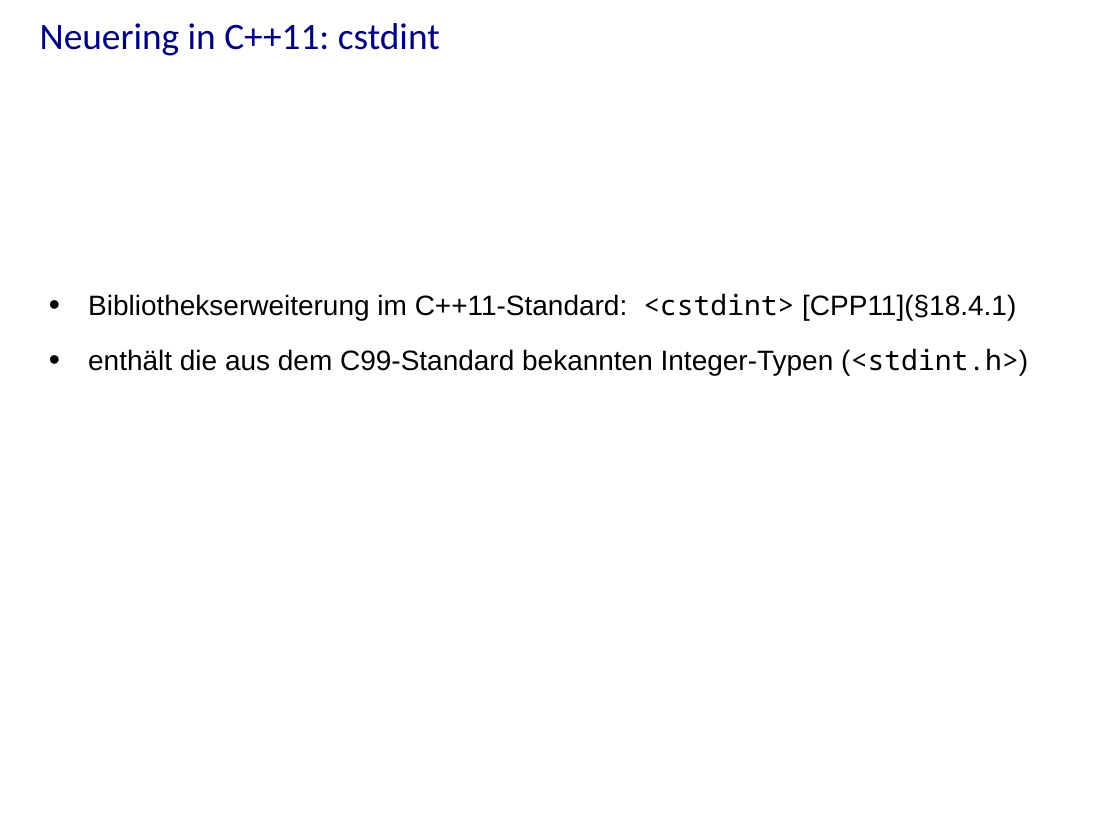
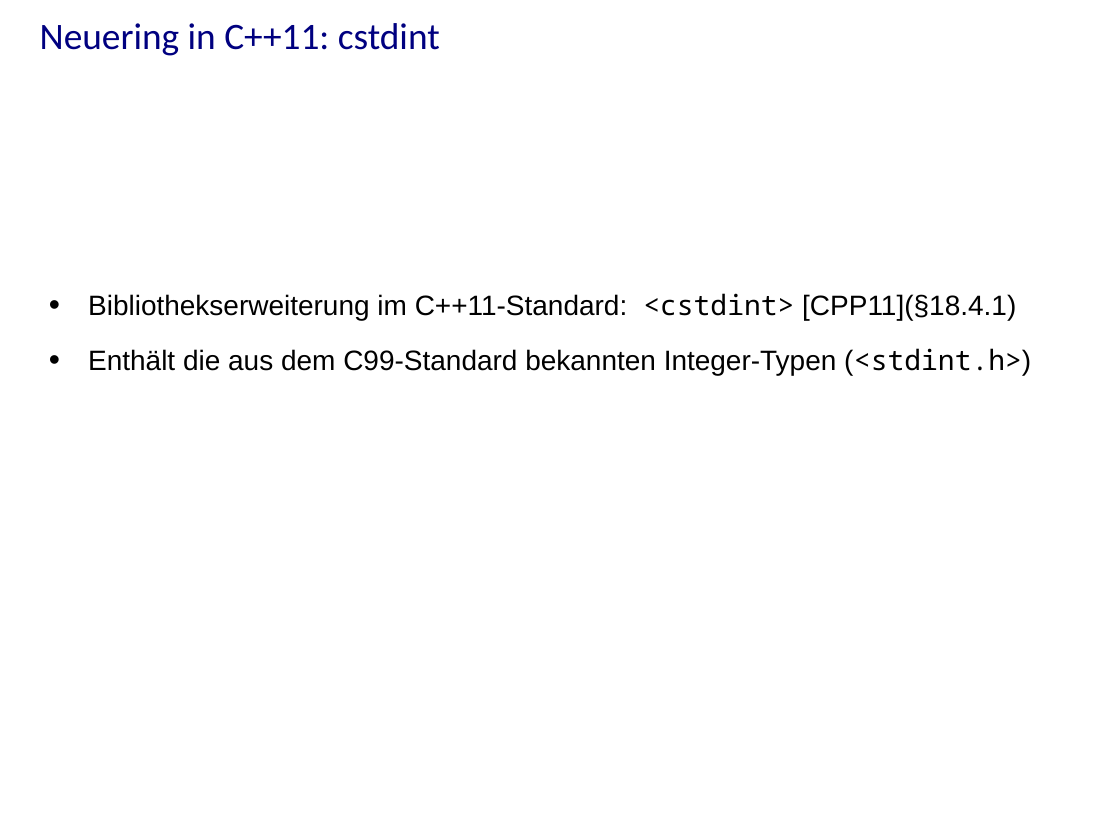
Before and after one commit to j-stephan/hs16, a slide deck: slide 20 of presentation/presentation.odp. Drawn at 1120x840 pixels with LibreOffice and Linux fonts; fonts in the diff are those of the drawing; background and template pictures are left out. Boxes give left, top, right and bottom in pixels: in the first picture for what was removed or moved away, otherwise in the second. Text is boxed around its words. In the diff, an @@ line names an element or a change of style, - is before the commit and + after.

```diff
--- a/presentation/presentation.odp
+++ b/presentation/presentation.odp
@@ text at box(88, 348, 1031, 375): text changed @@
-• enthält die aus dem C99-Standard bekannten Integer-Typen (<stdint.h>)
+• Enthält die aus dem C99-Standard bekannten Integer-Typen (<stdint.h>)
```
Also in this commit, not shown: 21 other slides changed, 1 slide added, 3 other files.
